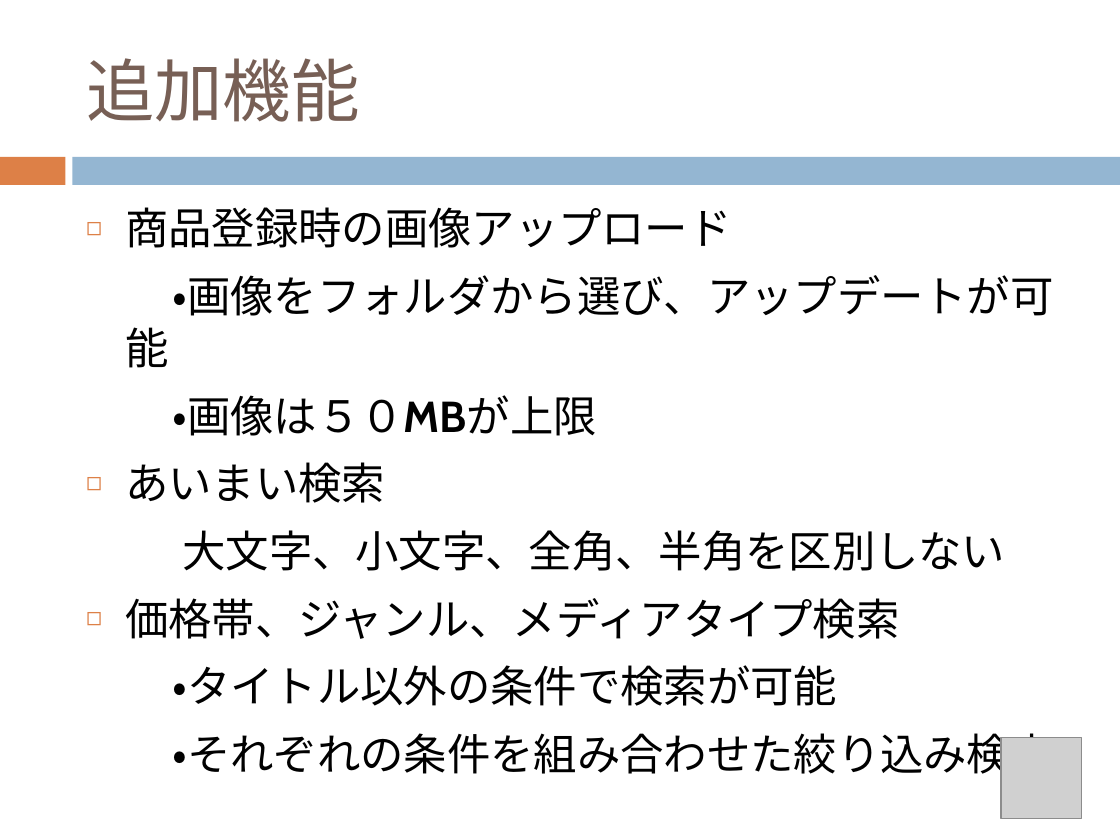
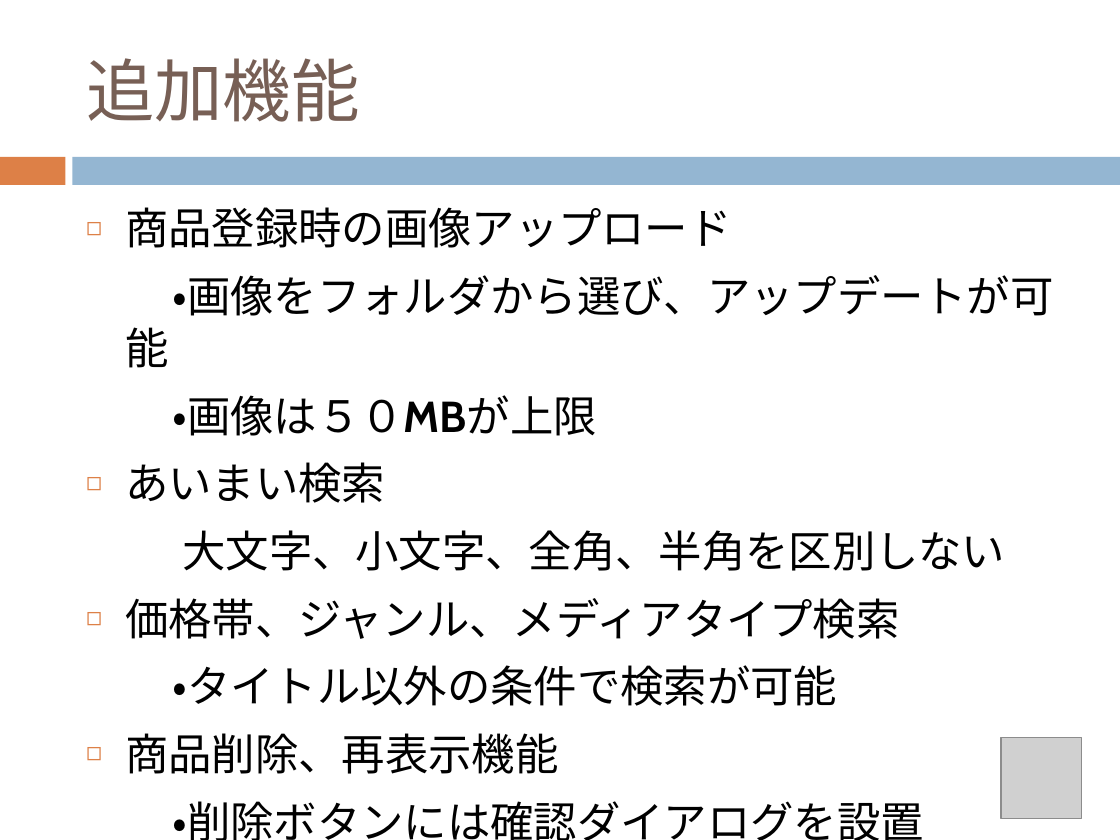
Before and after one commit to chocomegane/springC, a slide deck: slide 7 of document/ECサイト.pptx (slide 6 before the commit). Drawn at 1120x840 pixels with LibreOffice and Linux fonts; fonts in the diff are those of the drawing; grey boxes stand for pictures. Boxes give left, top, right and bottom in pixels: in the first picture for what was removed or moved away, otherwise in the second. Text is boxed around its words. In the diff, an @@ line names an element or a change of style, - is before the commit and + after.

```diff
--- a/document/ECサイト.pptx
+++ b/document/ECサイト.pptx
@@ text at (125, 733, 924, 840): text changed @@
-・それぞれの条件を組み合わせた絞り込み検索
+◻ 商品削除、再表示機能
+・削除ボタンには確認ダイアログを設置
```
Also in this commit, not shown: 3 other slides changed, 15 slides added, 9 slides removed.
